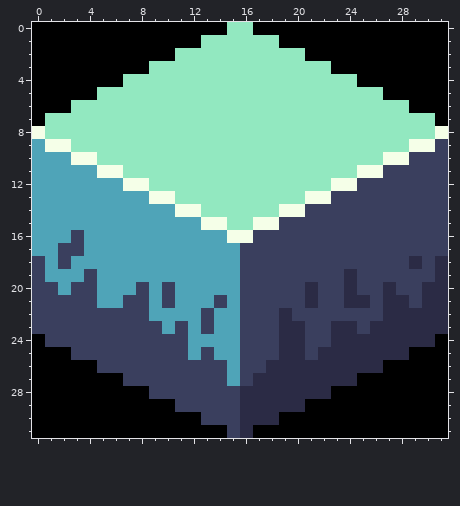
Two states of a pixel-art file, resources/grass.aseprite. That is the earlier state.
32x32 pixels, 1 frame.
After:
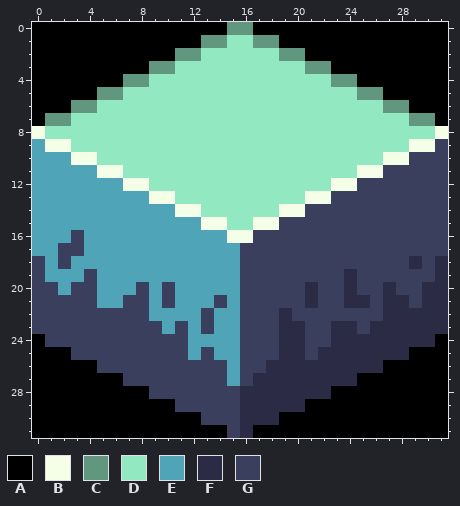
Palette (. is transparent): A #000000  B #f5ffe8  C #60977e  D #92e8c0  E #4fa4b8  F #2b2b45  G #3a3f5e
Difference:
@@ x 0..31 @@
- 0 AAAAAAAAAAAAAAADDAAAAAAAAAAAAAAA
- 1 AAAAAAAAAAAAADDDDDDAAAAAAAAAAAAA
- 2 AAAAAAAAAAADDDDDDDDDDAAAAAAAAAAA
- 3 AAAAAAAAADDDDDDDDDDDDDDAAAAAAAAA
- 4 AAAAAAADDDDDDDDDDDDDDDDDDAAAAAAA
- 5 AAAAADDDDDDDDDDDDDDDDDDDDDDAAAAA
- 6 AAADDDDDDDDDDDDDDDDDDDDDDDDDDAAA
- 7 ADDDDDDDDDDDDDDDDDDDDDDDDDDDDDDA
+ 0 AAAAAAAAAAAAAAACCAAAAAAAAAAAAAAA
+ 1 AAAAAAAAAAAAACCDDCCAAAAAAAAAAAAA
+ 2 AAAAAAAAAAACCDDDDDDCCAAAAAAAAAAA
+ 3 AAAAAAAAACCDDDDDDDDDDCCAAAAAAAAA
+ 4 AAAAAAACCDDDDDDDDDDDDDDCCAAAAAAA
+ 5 AAAAACCDDDDDDDDDDDDDDDDDDCCAAAAA
+ 6 AAACCDDDDDDDDDDDDDDDDDDDDDDCCAAA
+ 7 ACCDDDDDDDDDDDDDDDDDDDDDDDDDDCCA
  8 BDDDDDDDDDDDDDDDDDDDDDDDDDDDDDDB
Pixel boxes of the changes (left, top, right, bottom) in both pictures:
changed: (45, 22, 435, 126)
